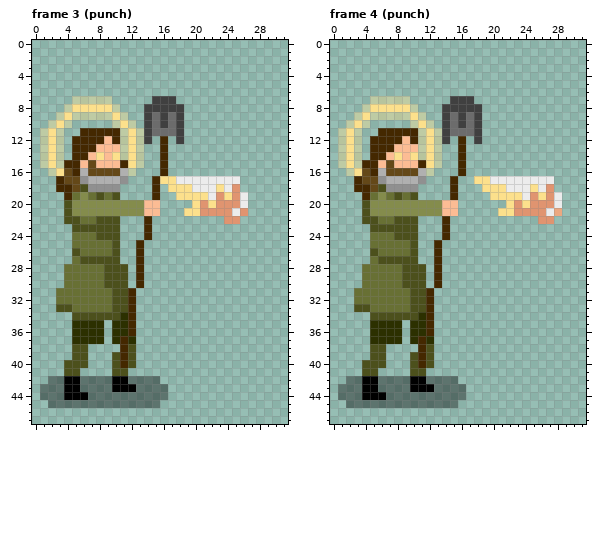
Two states of a pixel-art file, Arte/San_Isidro_Full.aseprite. The first picture shows the starting point.
32x48 pixels, 17 frames. Shown: frame 3 (punch), frame 4 (punch). The commit also changed other frames, which this record leaves out.
New version:
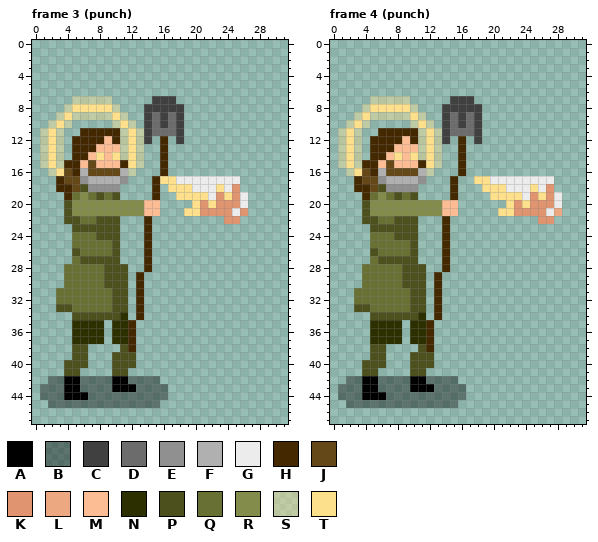
Palette (. is transparent): A #000000  B #05040365  C #404040  D #6c6c6c  E #909090  F #b0b0b0  G #ececec  H #442800  J #644818  K #e09470  L #eca880  M #fcbc94  N #2c3000  P #4c501c  Q #687034  R #848c4c  S #fce08c65  T #fce08c
What changed:
Frame 3 (punch), layer "Layer 3 Copy":
The author put colour H in rows 25 to 28 at x 14; in rows 31 to 34 at x 13.
Colour N becomes colour H in row 37 at x 12.
Colour P becomes colour H in row 38 at x 12.
Colour H becomes colour N in row 37 at x 11.
Colour H becomes colour P in rows 38 to 40 at x 11.
The author cleared colour H in rows 25 to 28 at x 13; in rows 31 to 34 at x 12.
Frame 4 (punch), layer "Layer 3 Copy": the same change as frame 3 (punch)
Pixel boxes of the changes (left, top, right, bottom) in both pictures:
changed: (120, 240, 152, 368)
changed: (418, 240, 450, 368)
